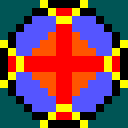
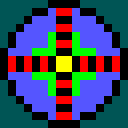
Revision of a layered 128 × 128 image; what changed, layer by layer:
added layer "lights_green" above "lights" over [32, 32, 96, 96]
showed "arrows3", painted on it over [40, 40, 88, 88]
hid "arrows0" over [0, 0, 128, 128]
added layer "background copy" above "background" over [0, 0, 128, 128]
painted on "background" over [32, 32, 96, 96]
